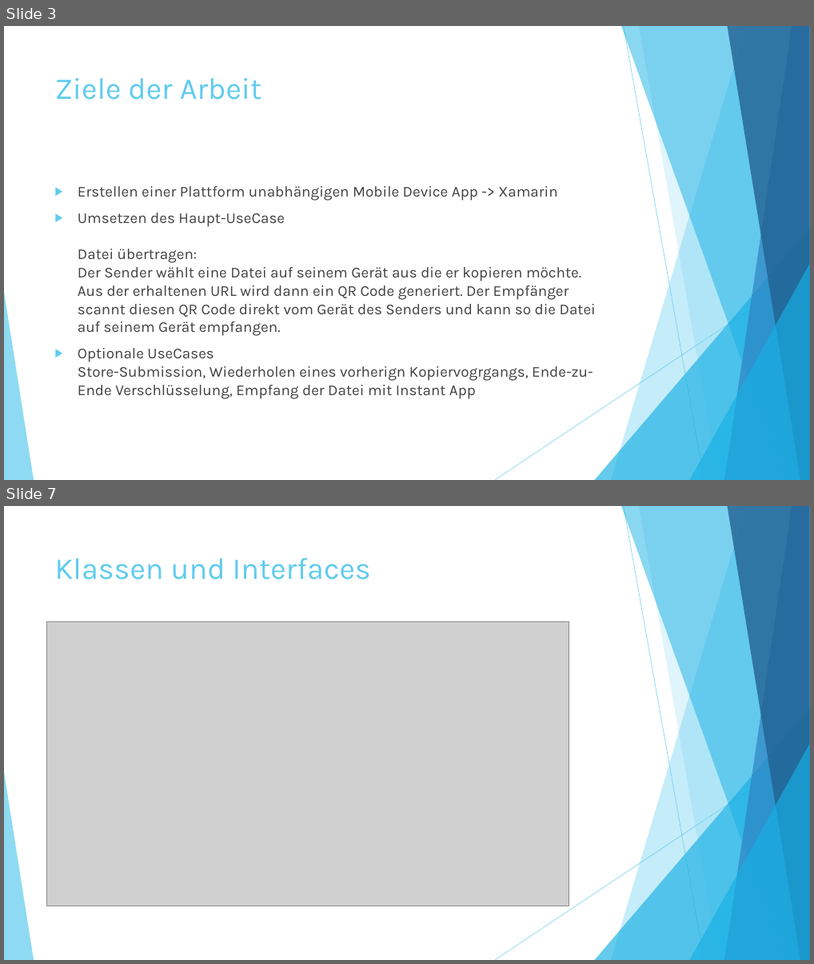
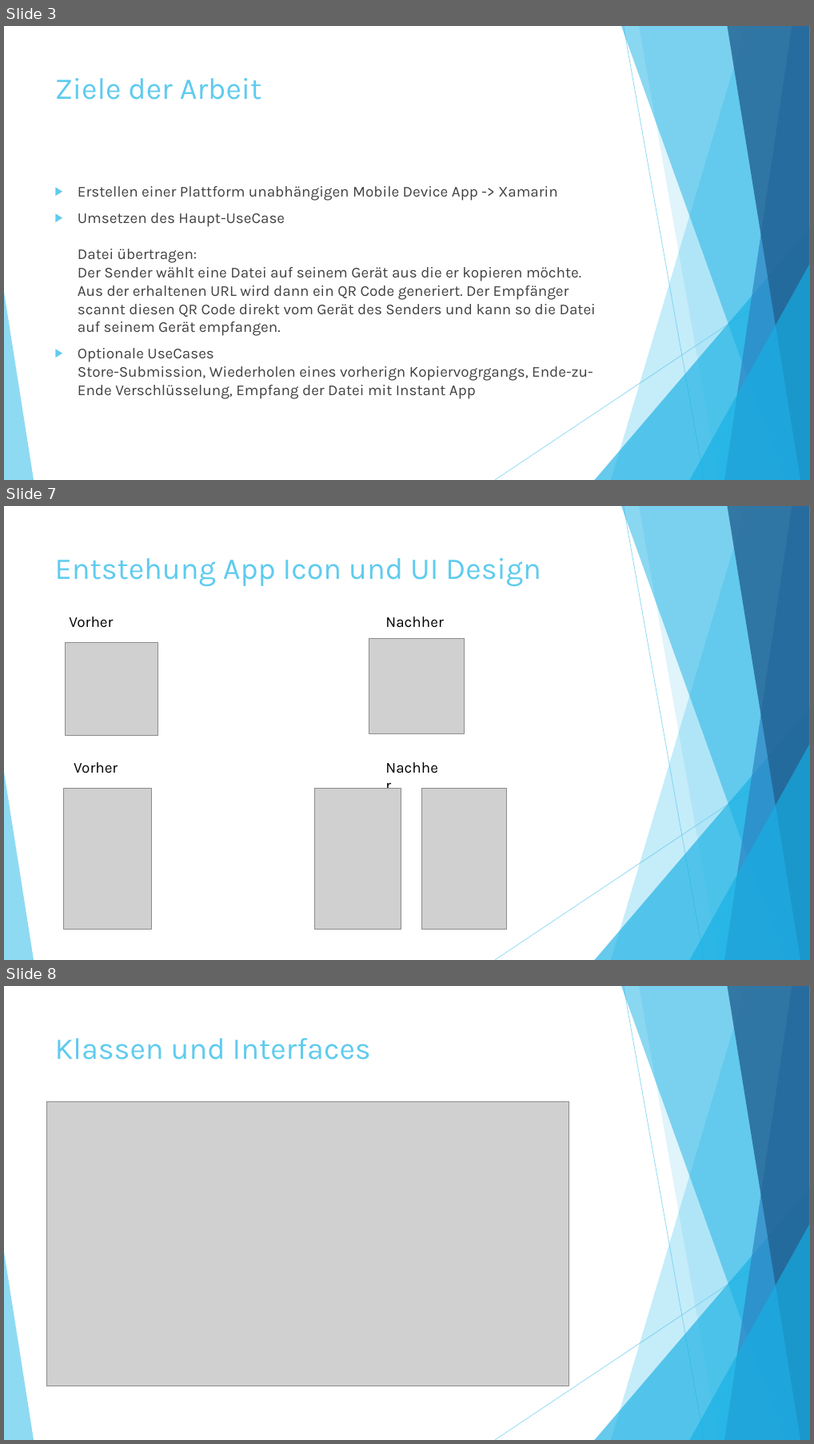
Before and after one commit to chrobacik/Device2Device-FileIO, a slide deck: Projekt Dokumente/Präsentation.pptx. Shown one above the other, each under a label of ours: slides 3 and 7 before the commit, slides 3, 7 and 8 after it; the slides between them are not shown. The pictures are 814x964 and 814x1444 pixels, drawn with LibreOffice and Linux fonts; fonts in the diff are those of the drawing; grey boxes stand for pictures. Boxes give left, top, right and bottom in pixels: in the first picture for what was removed or moved away, otherwise in the second. Text is boxed around its words. In the diff, an @@ line names an element or a change of style, - is before the commit and + after.

```diff
--- a/Projekt Dokumente/Präsentation.pptx
+++ b/Projekt Dokumente/Präsentation.pptx
@@ slide 7 added at <box>4,506,810,960</box>, background #FFFFFF; not listed: 10 template elements that a slide beside it also shows @@
@@ title added at <box>55,558,542,587</box>, 36 pt, text #5FCBEF @@
+Entstehung App Icon und UI Design
@@ text added at <box>69,616,113,628</box>, 18 pt, text #000000 @@
+Vorher
@@ text added at <box>386,616,443,628</box>, 18 pt, text #000000 @@
+Nachher
@@ picture added at <box>65,642,158,736</box> @@
@@ picture added at <box>370,638,464,733</box> @@
@@ text added at <box>74,762,118,773</box>, 18 pt, text #000000 @@
+Vorher
@@ text added at <box>380,755,449,779</box>, 18 pt, text #000000 @@
+Nachher
@@ picture added at <box>63,788,152,929</box> @@
@@ picture added at <box>315,788,401,929</box> @@
@@ picture added at <box>422,788,507,929</box> @@
@@ what was slide 7 is now slide 8 @@
```
Also in this commit, not shown: 5 slides changed.
